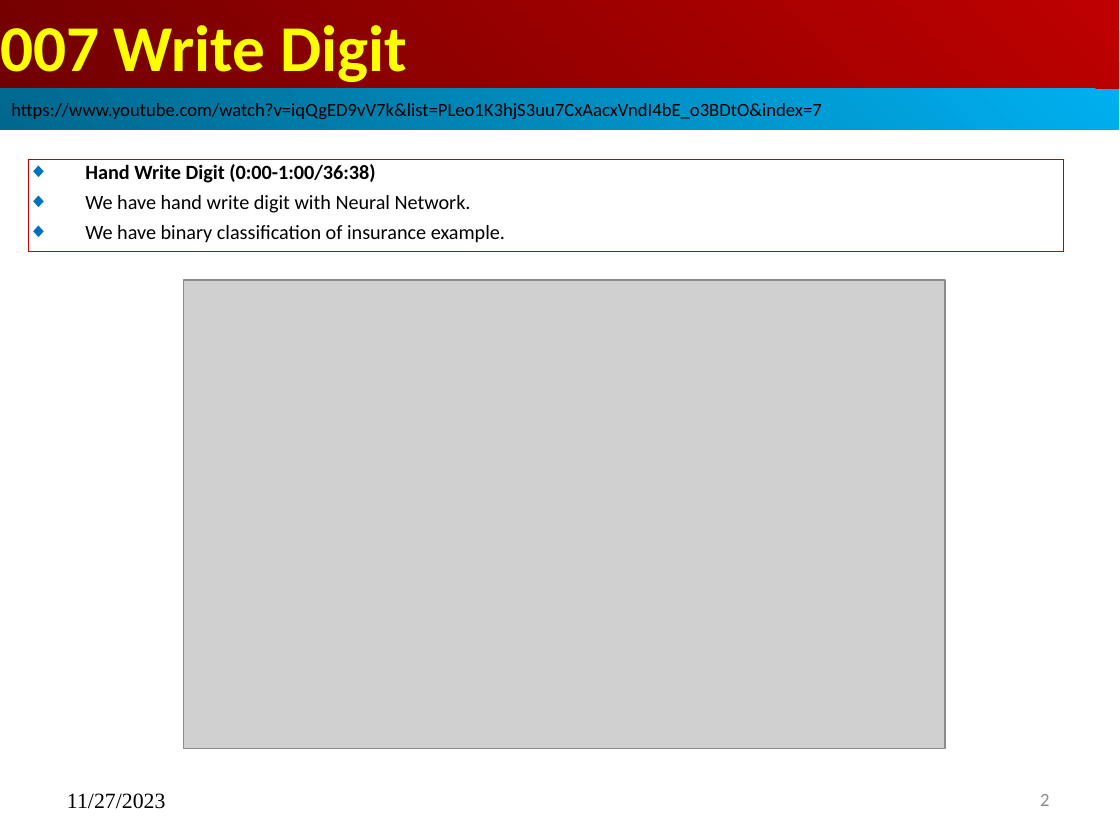
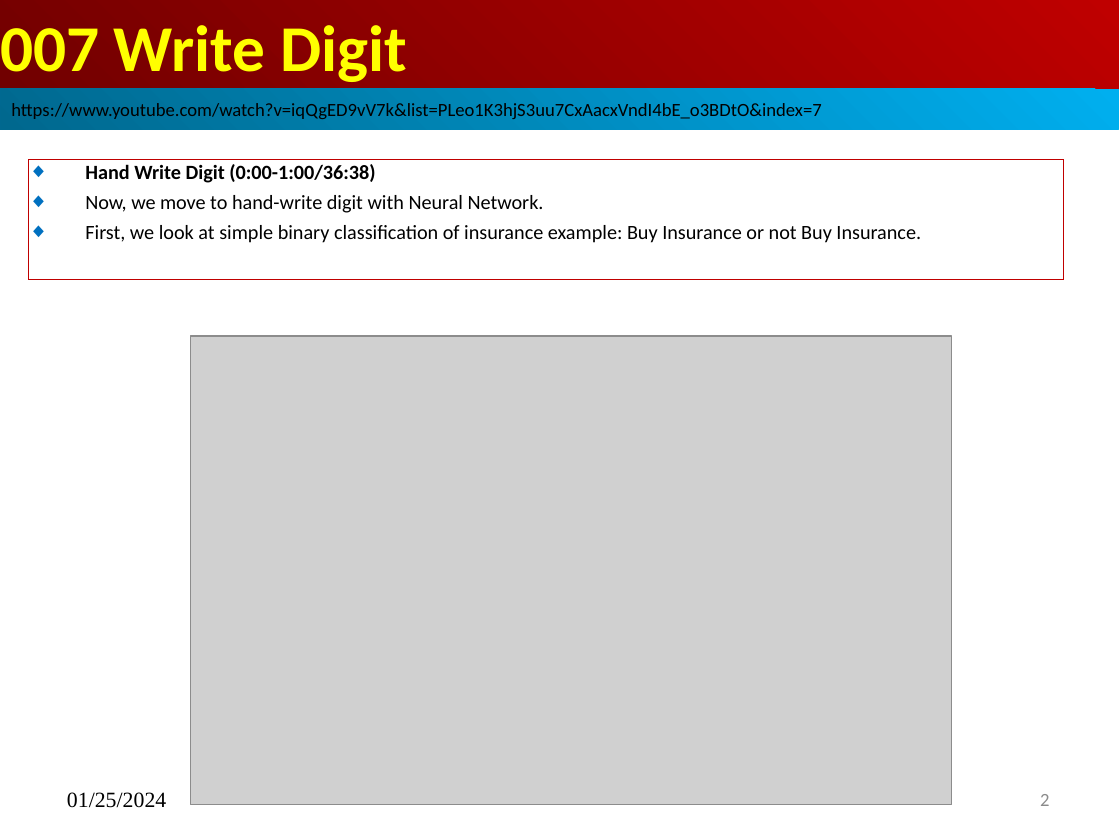
Before and after one commit to peterhchen/AIU_CS512_DL, a slide deck: slide 2 of 000_Lecture_Project/week01/01_Lecture/07_Write_Digit.pptx. Drawn at 1120x840 pixels with LibreOffice and Linux fonts; fonts in the diff are those of the drawing; grey boxes stand for pictures. Boxes give left, top, right and bottom in pixels: in the first picture for what was removed or moved away, otherwise in the second. Text is boxed around its words. In the diff, an @@ line names an element or a change of style, - is before the commit and + after.

```diff
--- a/000_Lecture_Project/week01/01_Lecture/07_Write_Digit.pptx
+++ b/000_Lecture_Project/week01/01_Lecture/07_Write_Digit.pptx
@@ subtitle "Hand Write Digit (0:00-1:00/36:38)": place and size @@
-subtitle "Hand Write Digit (0:00-1:00/36:38)" at [28,159,1063,251]
+subtitle "Hand Write Digit (0:00-1:00/36:38)" at [28,159,1063,280]
@@ subtitle at [85,195,921,243]: text changed @@
-◆ We have hand write digit with Neural Network.
-◆ We have binary classification of insurance example.
+◆ Now, we move to hand-write digit with Neural Network.
+◆ First, we look at simple binary classification of insurance example: Buy Insurance or not Buy Insurance.
@@ picture: place and size @@
-picture at [184,280,945,749]
+picture at [190,336,952,804]
@@ text at [67,792,166,808]: text changed @@
-11/27/2023
+01/25/2024
```
Also in this commit, not shown: 33 other slides changed, 8 slides added, 1 slide removed.
